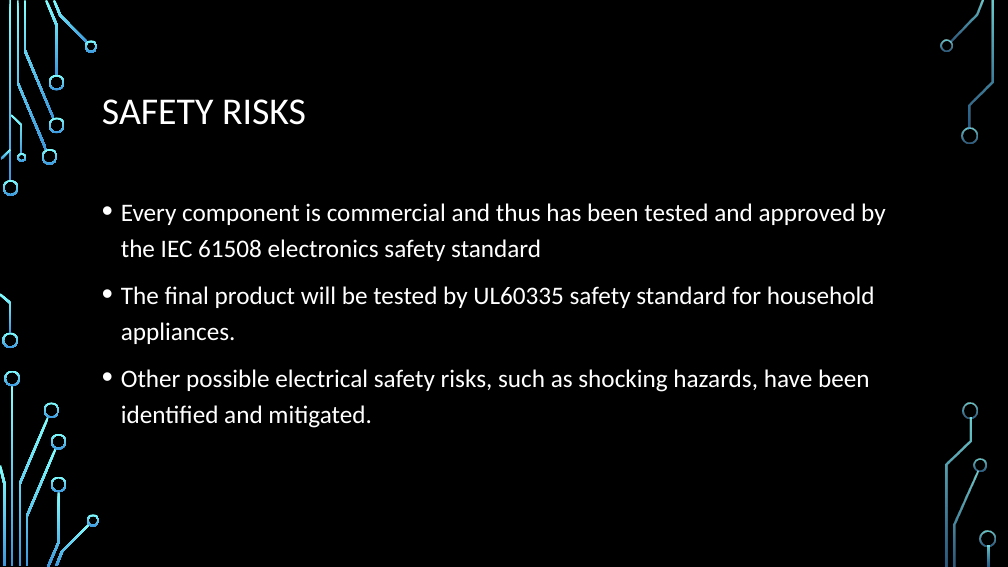
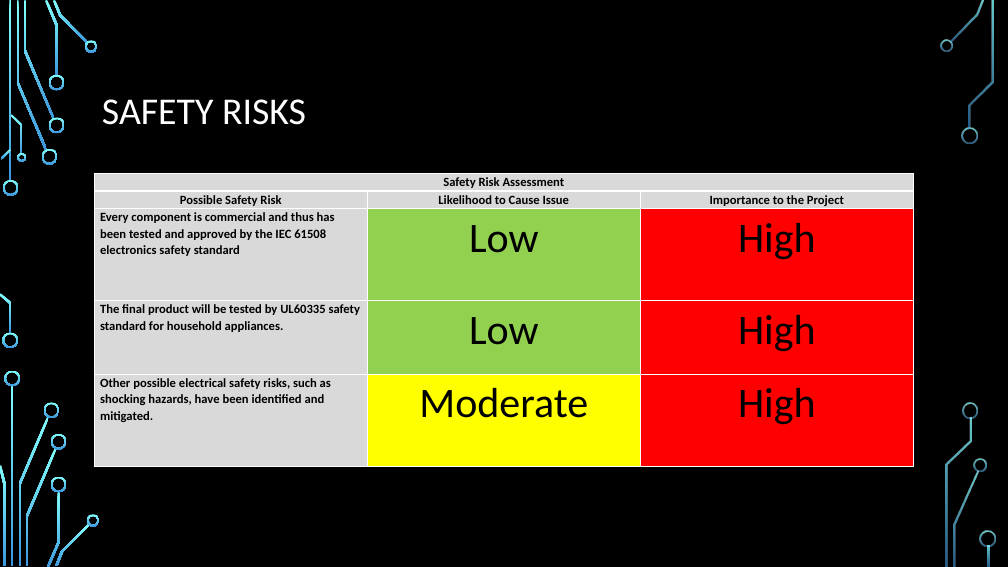
Before and after one commit to dontaylor6000/Group27_Tracker, a slide deck: slide 30 of Documentation/PDR.pptx (slide 29 before the commit). Drawn at 1008x567 pixels with LibreOffice and Linux fonts; fonts in the diff are those of the drawing; background and template pictures are left out. Boxes give left, top, right and bottom in pixels: in the first picture for what was removed or moved away, otherwise in the second. Text is boxed around its words. In the diff, an @@ line names an element or a change of style, - is before the commit and + after.

```diff
--- a/Documentation/PDR.pptx
+++ b/Documentation/PDR.pptx
@@ table added at [95, 173, 913, 466], 5 rows, 3 columns @@
+Safety Risk Assessment |  | 
+Possible Safety Risk | Likelihood to Cause Issue | Importance to the Project
+Every component is commercial and thus has been tested and approved by the IEC 61508 electronics safety standard | Low | High
+The final product will be tested by UL60335 safety standard for household appliances. | Low | High
+Other possible electrical safety risks, such as shocking hazards, have been identified and mitigated. | Moderate | High
@@ text removed at [121, 203, 886, 428] @@
-• Every component is commercial and thus has been tested and approved by the IEC 61508 electronics safety standard
-• The final product will be tested by UL60335 safety standard for household appliances.
-• Other possible electrical safety risks, such as shocking hazards, have been identified and mitigated.
```
Also in this commit, not shown: 11 other slides changed, 2 slides added, 1 slide removed.
